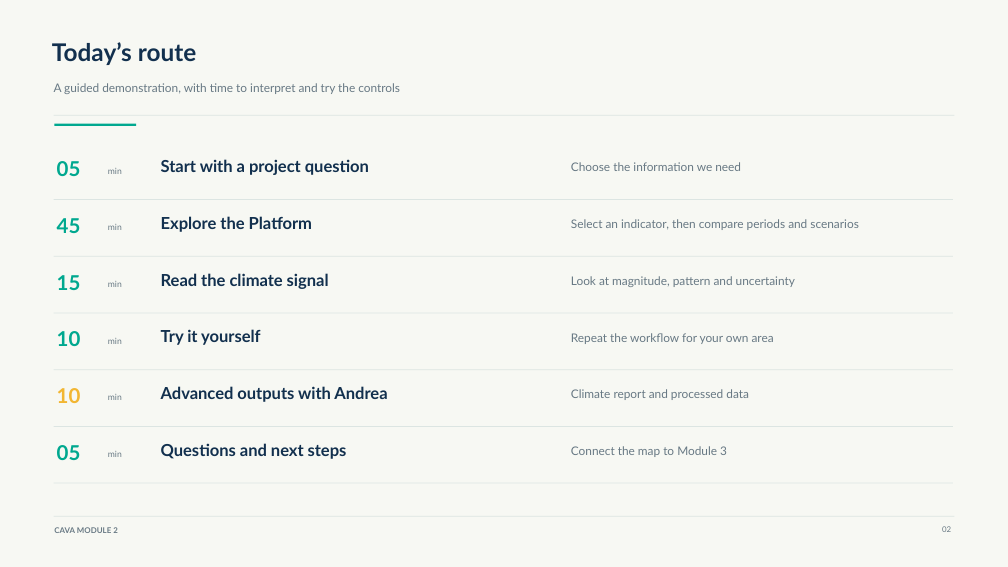
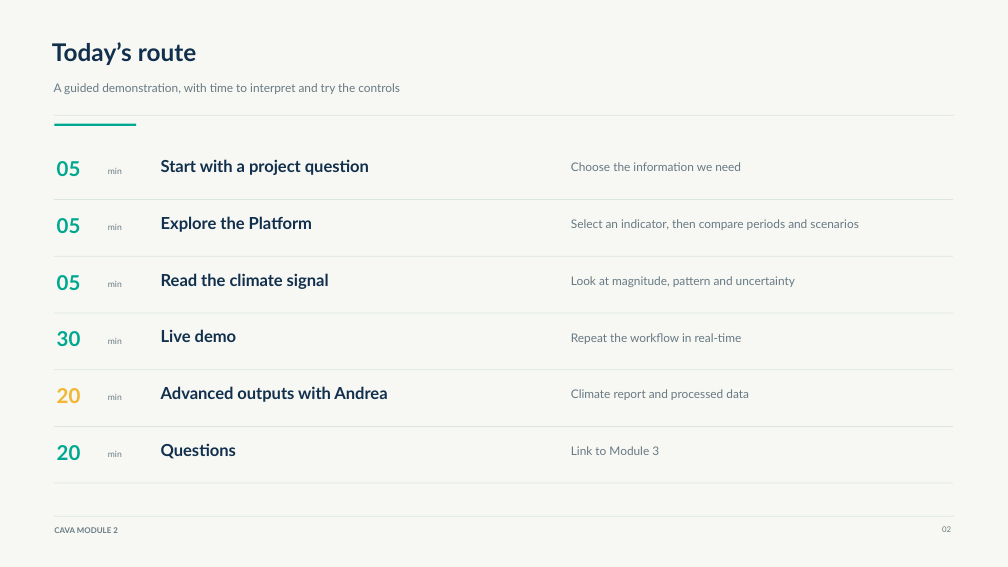
Before and after one commit to Risk-Team/trainings, a slide deck: slide 2 of CAVAtraining/HQ/day2/CAVA_Module_2.pptx. Drawn at 1008x567 pixels with LibreOffice and Linux fonts; fonts in the diff are those of the drawing. Boxes give left, top, right and bottom in pixels: in the first picture for what was removed or moved away, otherwise in the second. Text is boxed around its words. In the diff, an @@ line names an element or a change of style, - is before the commit and + after.

```diff
--- a/CAVAtraining/HQ/day2/CAVA_Module_2.pptx
+++ b/CAVAtraining/HQ/day2/CAVA_Module_2.pptx
@@ text "05": place and size @@
-text "05" at (57, 445, 81, 460)
+text "05" at (57, 218, 81, 233)
@@ text removed at (57, 218, 81, 233) @@
-45
@@ text at (57, 275, 81, 290): text changed @@
-15
+05
@@ text at (161, 329, 237, 342): text changed @@
-Try it yourself
+Live demo
@@ text at (57, 331, 81, 346): text changed @@
-10
+30
@@ text at (571, 333, 742, 344): text changed @@
-Repeat the workflow for your own area
+Repeat the workflow in real-time
@@ text at (57, 388, 81, 403): text changed @@
-10
+20
@@ text added at (57, 445, 81, 460), 19.5 pt, text #00A88F, bold @@
+20
@@ text at (161, 443, 236, 459): text changed @@
-Questions and next steps
+Questions
@@ text at (571, 446, 659, 455): text changed @@
-Connect the map to Module 3
+Link to Module 3
```
Also in this commit, not shown: 6 other slides changed, 8 other files.
